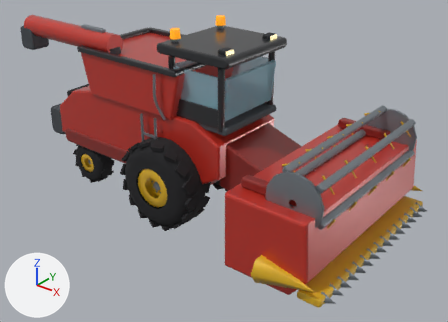
The glTF model models/harvester.glb as it was, and as the next commit left it.
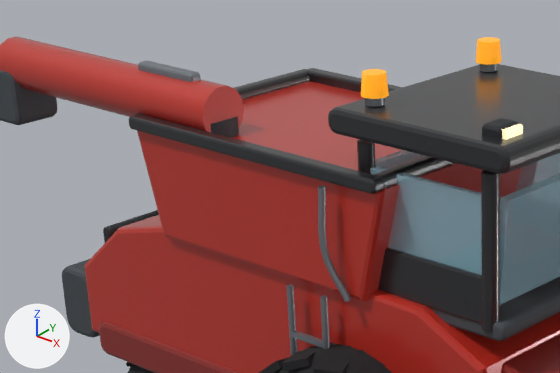
There are two pictures of each version: one whole from a 50 mm camera at (2.25, -2.42, 1.83) aimed at (0.3, 0.01, 0.32), one close up on the part from 6% to 56% of the width and 0% to 46% of the height. The lights are fixed; the arrows at lower left show +X, +Y and +Z. The first two pictures are the older version. Where no turn or scale is listed for an object, it has been applied to the vertices. Vertices at exactly the same position are counted once.

In view in the first close-up: 'beacon', 'beacon.001', 'cast', 'cast.001', 'glass', 'paint', 'paint.002', 'paintDark', 'plastic', 'rubber', 'steel', 'trim' and 5 more.
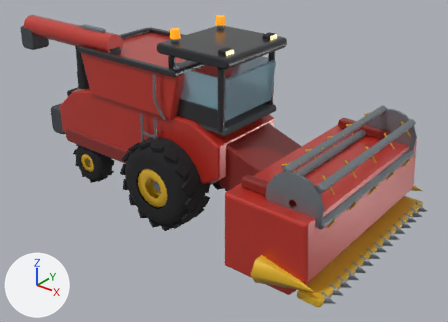
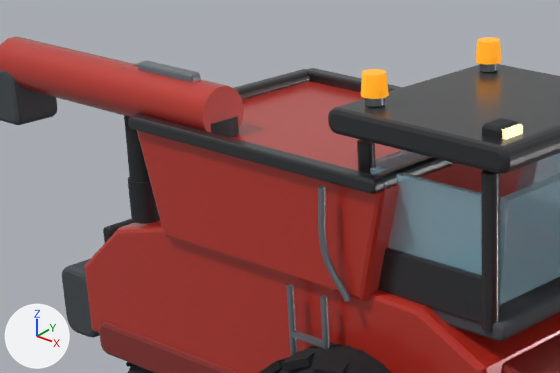
Changed parts and their boxes [x1, y1, x2, y2] in the close-ups (560 x 373 px):
'plastic', reshaped
    before: [103, 118, 518, 242]
    after: [103, 116, 518, 242]
part 1 of me_mesh_2, added (black)
    after: [128, 177, 160, 224]
part 2 of me_mesh_2, added (black)
    after: [124, 116, 150, 182]

The change in detail:
me_mesh_2 is used by ob_plastic; location (0.0, 0.0, 0.003).
me_mesh_2 had 432 vertices, 852 faces and spanned x -0.804..0.488, y -0.21..0.21, z 0.342..1.029.
me_mesh_2 now has 492 vertices, 964 faces and spans x -0.804..0.488, y -0.226..0.21, z 0.342..1.029.
me_mesh_2 part 1: a new loose piece, a 14-sided cylinder along z spanning x -0.633..-0.563, y -0.226..-0.154, z 0.612..0.712, in mat_material_2 (black #26292d).
me_mesh_2 part 2: a new loose piece of 30 vertices spanning x -0.629..-0.567, y -0.222..-0.158, z 0.632..0.932, in mat_material_2 (black #26292d).
